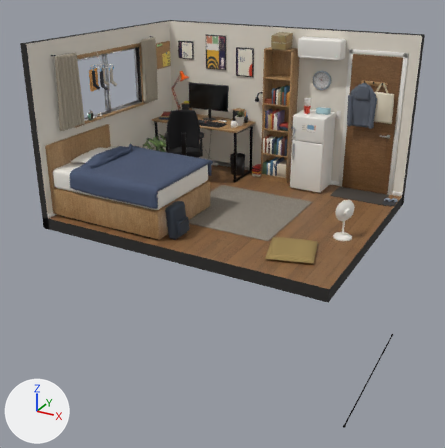
One commit to the glTF model web/room/room_clean.glb: the scene before it, then after it.
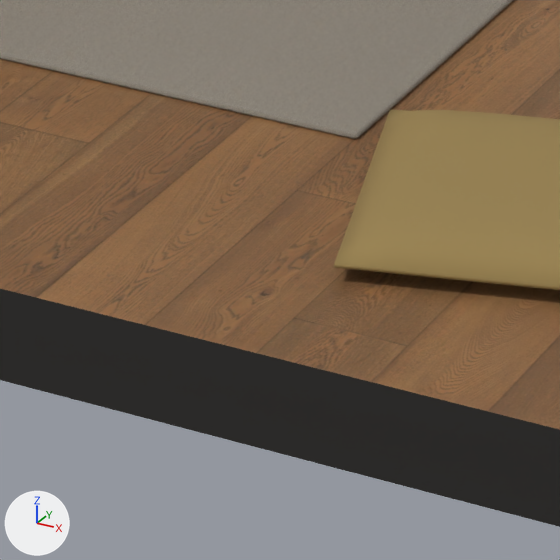
The first picture shows the older version from a camera (50 mm lens) standing at (3.73, -7.06, 3.37) and looking at (-0.02, -0.23, -0.05). The close-ups show the older and then the newer version on the part from 49% to 66% of the width and 50% to 67% of the height of that picture. Only the edits that show in the close-ups are written down. Every picture has the same lights, and +X, +Y and +Z are marked at lower left. Where no turn or scale is listed for an object, it has been applied to the vertices. Vertices at exactly the same position are counted once.

Objects in the first close-up: 'room_static'.
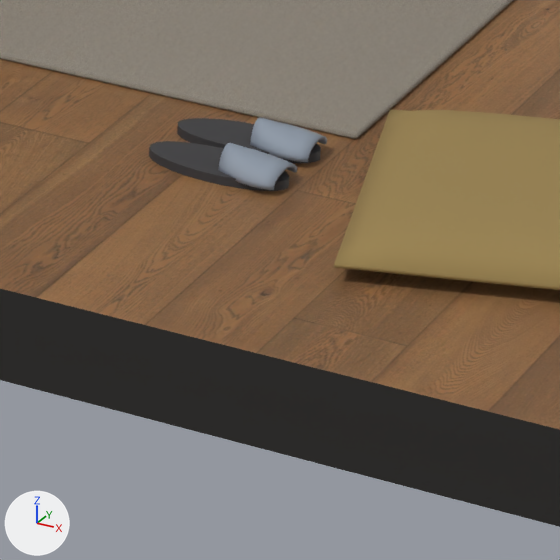
What differs and where, as boxes (x1, y1, x2, y2) in the close-ups (560 x 560 px):
part 1 of me_room_static, added: after (250, 117, 327, 162)
part 2 of me_room_static, added: after (219, 143, 297, 190)
part 3 of me_room_static, added: after (177, 118, 321, 163)
part 4 of me_room_static, added: after (149, 141, 289, 191)

What changed in the scene script:
```text
Change me_room_static:
    used by ob_room_static; location = (0.113, 0.0, 0.272)
    remove me_room_static.from_pydata(...)  # 26382 vertices, 51378 faces; spans x -2.11..2.11, y -1.6..1.6, z -2.12..2.12
    add me_room_static.from_pydata(...)  # 24942 vertices, 48550 faces; spans x -2.11..2.11, y -1.6..1.6, z -2.12..2.12
    me_room_static part 1: a new loose piece of 154 vertices spanning x 0.7..0.81, y -0.99..-0.9, z -0.1..-0.06, in mat_painted
    me_room_static part 2: a new loose piece of 154 vertices spanning x 0.7..0.81, y -1.11..-1.02, z -0.1..-0.06, in mat_painted
    me_room_static part 3: a new loose piece of 48 vertices spanning x 0.56..0.81, y -1.0..-0.9, z -0.11..-0.1, in mat_painted
    me_room_static part 4: a new loose piece of 48 vertices spanning x 0.56..0.81, y -1.11..-1.01, z -0.11..-0.1, in mat_painted
    other edits to the shape of me_room_static do not show in these pictures
    remove me_room_static.materials.append(mat_hoodie)
```
